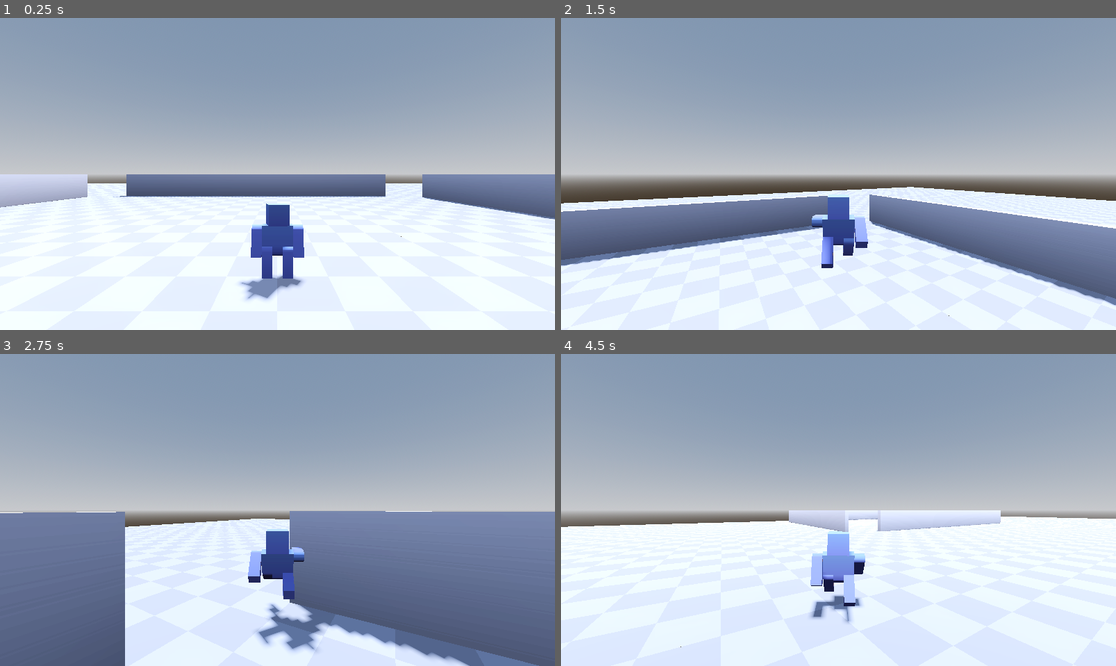
Above: before the commit, frames 1-4 (two rows, left to right).
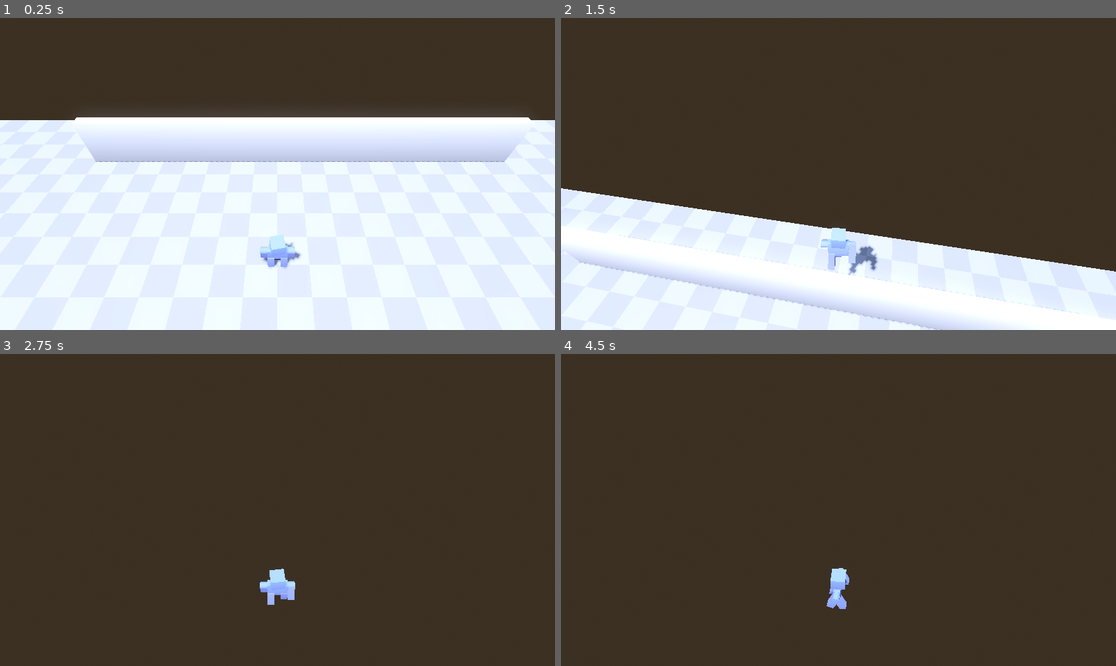
Above: after the commit, the same moments.

Repository: galih9/3d-semi-isometric-test
Game: Godot game, scene res://main.tscn
Same seed, same stepped clock (60 frames per second), same inputs: the game is played once before the commit and once after it.
Inputs (mouse positions are in pixels of both pictures, inside the frame that each line leads up to):
- Up to frame 1 (0.25 s): no input
- Up to frame 2 (1.5 s): tap Enter at 0.5 s; move the mouse to (866, 174) at 0.52 s; hold Shift (sprint) 0.53-1.28 s; hold W (move_forward) from 0.53 s (still down); tap Space (jump) at 0.77 s; move the mouse to (810, 174) at 1.27 s; tap Shift (sprint) at 1.35 s
- Up to frame 3 (2.75 s): keep holding W (move_forward); tap Space (jump) at 1.52 s; move the mouse to (288, 503) at 2.02 s; hold Shift (sprint) from 2.03 s (still down)
- Up to frame 4 (4.5 s): move the mouse to (832, 516) at 2.77 s; release Shift (sprint) at 2.78 s; tap Shift (sprint) at 2.85, 4.35 s; tap Space (jump) at 3.02, 3.77 s; move the mouse to (877, 513) at 3.52 s; hold Shift (sprint) 3.53-4.28 s; tap Escape (ui_cancel) at 4.15 s; move the mouse to (672, 463) at 4.27 s; release W (move_forward) at 4.28 s; hold A (move_left) from 4.28 s (still down)

The runs differ from the first frame. In frame 1, 60% of the frame differs, in the area x 0-100%, y 0-91%; in frame 2, 79%; in frame 3, 100%, in the area x 0-100%, y 0-100%; in frame 4, 100%.

Commit message:
fix camera

Diff:
--- a/Scenes/player.tscn
+++ b/Scenes/player.tscn
@@ -1878,9 +1878,6 @@
 script = ExtResource("1_6t5aa")
 
 [node name="CharacterBody3D" type="CharacterBody3D" parent="."]
-
-[node name="Camera3D" type="Camera3D" parent="CharacterBody3D"]
-transform = Transform3D(1, 0, 0, 0, 1, 0, 0, 0, 1, 0, 1, 2)
 
 [node name="Skeleton3D" type="Skeleton3D" parent="CharacterBody3D"]
 bones/0/name = "figurine"
@@ -2002,3 +1999,14 @@
 [node name="CollisionShape3D" type="CollisionShape3D" parent="CharacterBody3D"]
 transform = Transform3D(1, 0, 0, 0, 1, 0, 0, 0, 1, 0, 0.36505127, 0)
 shape = SubResource("CapsuleShape3D_vgqql")
+
+[node name="RemoteTransform3D" type="RemoteTransform3D" parent="CharacterBody3D"]
+remote_path = NodePath("../CameraPivot")
+update_rotation = false
+
+[node name="CameraPivot" type="Node3D" parent="CharacterBody3D"]
+
+[node name="Camera3D" type="Camera3D" parent="CharacterBody3D/CameraPivot"]
+transform = Transform3D(-1, 2.1073431e-08, -2.1073431e-08, 0, 0.7071068, 0.7071068, 2.980233e-08, 0.7071068, -0.7071068, 0, 4, -2)
+current = true
+fov = 60.0
--- a/Scripts/player.gd
+++ b/Scripts/player.gd
@@ -10,17 +10,42 @@
 @export var air_control: float = 0.3
 @export var rotation_speed: float = 10.0
 
+@export_group("Camera")
+@export var camera_distance: float = 8.0
+@export var camera_height: float = 6.0
+@export var camera_angle: float = -45.0 # Base isometric angle in degrees
+@export var camera_smoothness: float = 5.0
+@export var mouse_sensitivity: float = 0.3 # Mouse rotation sensitivity
+@export var vertical_limit: float = 15.0 # Max degrees up/down from base angle
+
 # --- Nodes ---
 @onready var character_body: CharacterBody3D = $CharacterBody3D
 @onready var anim_player: AnimationPlayer = $CharacterBody3D/AnimationPlayer
+@onready var skeleton: Skeleton3D = $CharacterBody3D/Skeleton3D
+
+# Camera pivot nodes (will be set from player scene)
+var camera_pivot: Node3D = null
+var camera: Camera3D = null
+
+# --- Camera State ---
+var _camera_yaw: float = 0.0 # Horizontal rotation
+var _camera_pitch: float = 0.0 # Vertical rotation (limited)
 
 # --- State ---
 var _gravity: float = ProjectSettings.get_setting("physics/3d/default_gravity")
 
 func _ready() -> void:
 	_setup_inputs()
-	# Optional: Capture mouse if you still want to hide the cursor,
-	# otherwise you can remove this or set to VISIBLE.
+
+	# Find camera nodes within the player scene
+	camera_pivot = character_body.get_node_or_null("CameraPivot")
+	if camera_pivot:
+		camera = camera_pivot.get_node_or_null("Camera3D")
+
+	if not camera or not camera_pivot:
+		push_warning("Camera setup not found! Make sure CharacterBody3D/CameraPivot/Camera3D exists")
+
+	# Capture mouse for Tacticool-style aiming
 	Input.mouse_mode = Input.MOUSE_MODE_CAPTURED
 
 func _physics_process(delta: float) -> void:
@@ -41,10 +66,13 @@
 
 	if cam:
 		# Calculate direction relative to Camera
-		var input_dir := Input.get_vector("move_left", "move_right", "move_forward", "move_back")
+		# IMPORTANT: get_vector returns (param1-param2, param3-param4)
+		# So for forward/back to work correctly with camera basis, we need move_back first, then move_forward
+		var input_dir := Input.get_vector("move_left", "move_right", "move_back", "move_forward")
 
 		var cam_basis = cam.global_transform.basis
-		var forward = cam_basis.z
+		# In Godot, basis.z points BACKWARD, so we negate it to get forward
+		var forward = - cam_basis.z
 		var right = cam_basis.x
 
 		# Flatten vectors
@@ -70,11 +98,20 @@
 		character_body.velocity.z = move_toward(character_body.velocity.z, target_vel_z, accel * delta)
 
 		# --- Rotation (Face Movement Direction) ---
-		# Get target rotation angle
-		var target_angle = atan2(direction.x, direction.z)
-		# Smoothly interpolate current rotation to target rotation
-		var current_angle = rotation.y
-		rotation.y = lerp_angle(current_angle, target_angle, rotation_speed * delta)
+		# Only rotate when moving forward or sideways, not when backpedaling
+		# Check if we're moving more forward than backward
+		var camera_ref = get_viewport().get_camera_3d()
+		if camera_ref:
+			var cam_forward = - camera_ref.global_transform.basis.z
+			cam_forward.y = 0
+			cam_forward = cam_forward.normalized()
+			var move_dot = direction.dot(cam_forward)
+
+			# Only rotate if moving forward or sideways (not backward)
+			if move_dot > -0.3: # Allow slight backward movement before stopping rotation
+				var target_angle = atan2(direction.x, direction.z)
+				var current_angle = skeleton.rotation.y
+				skeleton.rotation.y = lerp_angle(current_angle, target_angle, rotation_speed * delta)
 
 	else:
 		character_body.velocity.x = move_toward(character_body.velocity.x, 0, fric * delta)
@@ -91,6 +128,9 @@
 		var target_global_pos = character_body.global_position
 		global_position = target_global_pos
 		character_body.position = Vector3.ZERO
+
+	# --- Camera Follow ---
+	_update_camera(direction, delta)
 
 	# --- Animations ---
 	_update_animations(direction)
@@ -109,13 +149,34 @@
 		if anim_player.current_animation != "idle":
 			anim_player.play("idle", 0.2)
 
+func _update_camera(_direction: Vector3, _delta: float) -> void:
+	if not camera_pivot or not camera:
+		return
+
+	# Apply horizontal rotation to camera pivot (yaw)
+	camera_pivot.rotation.y = _camera_yaw
+
+	# Apply vertical rotation to camera (pitch) - limited range
+	var base_pitch = deg_to_rad(camera_angle)
+	var pitch_offset = deg_to_rad(_camera_pitch)
+	camera.rotation.x = base_pitch + pitch_offset
+
 func _unhandled_input(event: InputEvent) -> void:
-	# Keep escape to uncapture mouse just in case
+	# Handle mouse motion for camera rotation (Tacticool-style aiming)
+	if event is InputEventMouseMotion and Input.mouse_mode == Input.MOUSE_MODE_CAPTURED:
+		# Accumulate rotation based on mouse movement
+		_camera_yaw -= event.relative.x * mouse_sensitivity * 0.01 # Horizontal rotation (left/right)
+		_camera_pitch -= event.relative.y * mouse_sensitivity * 0.01 # Vertical rotation (up/down)
+
+		# Clamp vertical rotation to limited range
+		_camera_pitch = clamp(_camera_pitch, -vertical_limit, vertical_limit)
+
+	# Toggle mouse mode with Escape
 	if event.is_action_pressed("ui_cancel"):
-		if Input.mouse_mode == Input.MOUSE_MODE_CAPTURED:
+		if Input.mouse_mode == Input.MOUSE_MODE_VISIBLE:
+			Input.mouse_mode = Input.MOUSE_MODE_CAPTURED
+		else:
 			Input.mouse_mode = Input.MOUSE_MODE_VISIBLE
-		else:
-			Input.mouse_mode = Input.MOUSE_MODE_CAPTURED
 
 func _setup_inputs() -> void:
 	if not InputMap.has_action("move_forward"): _add_key_action("move_forward", KEY_W)
